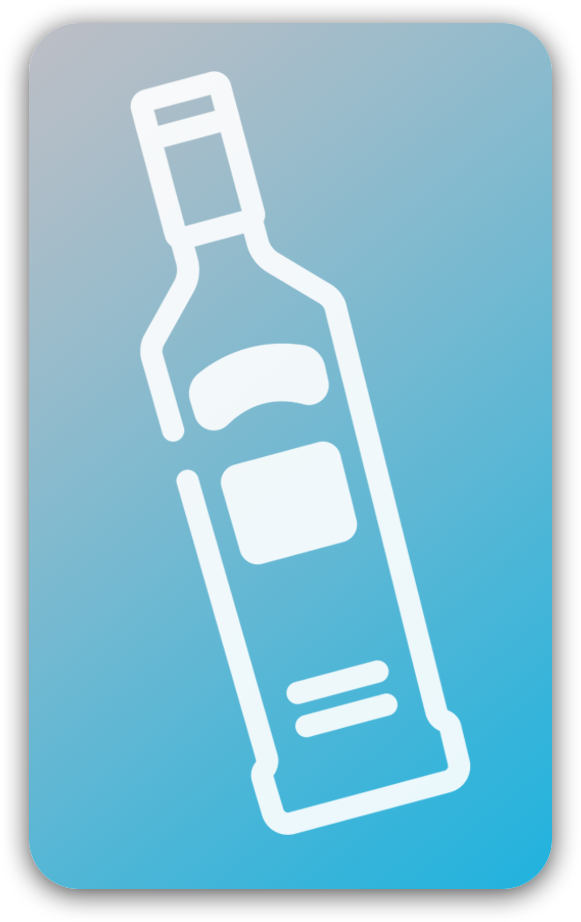
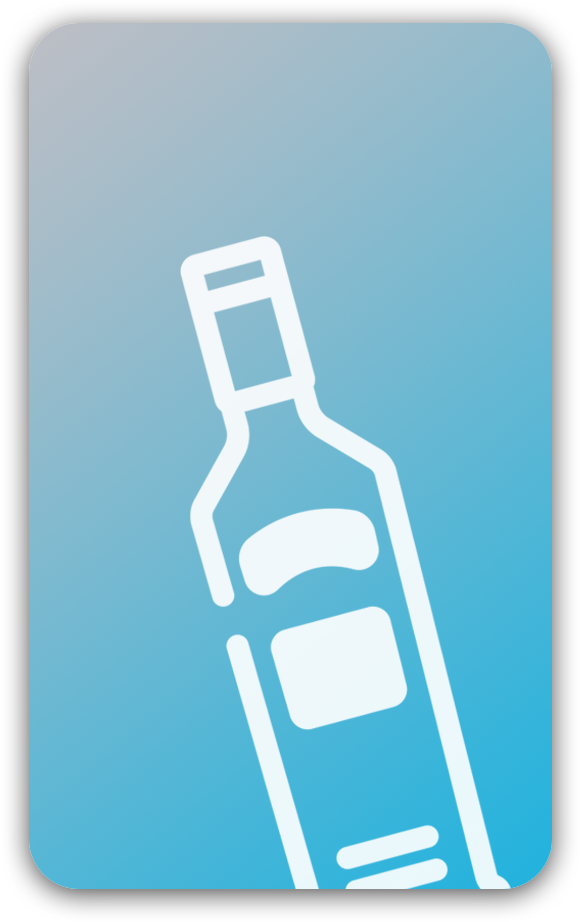
Layered file, before and after one edit (581×922). Changes by layer:
painted on "Layer 3", masked it over <box>130,71,511,889</box>
